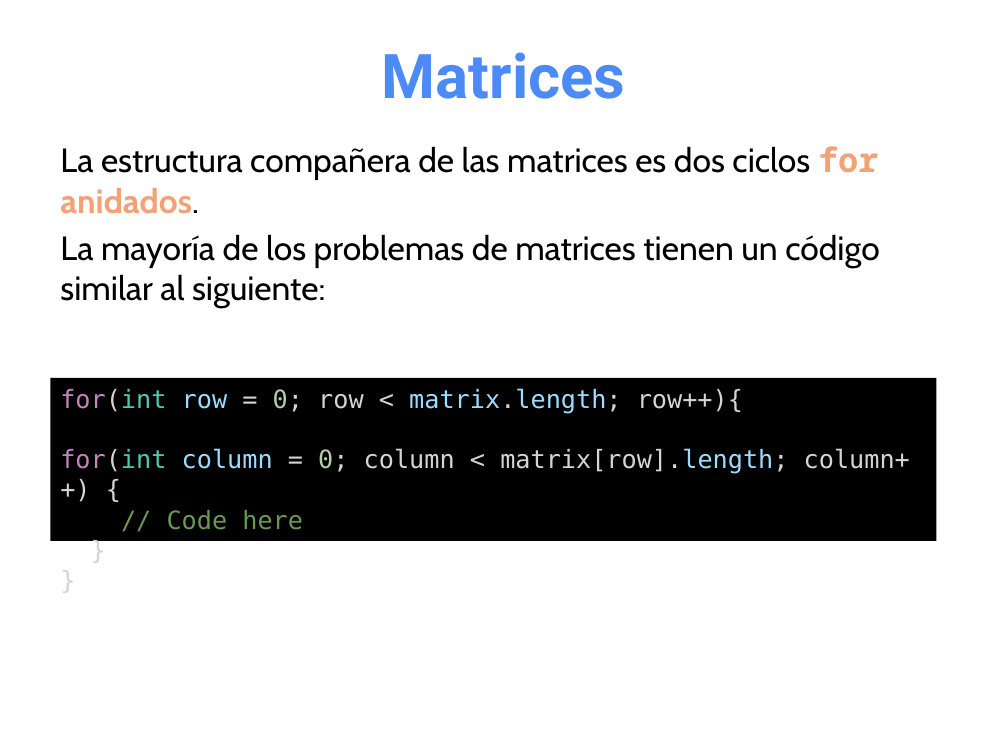
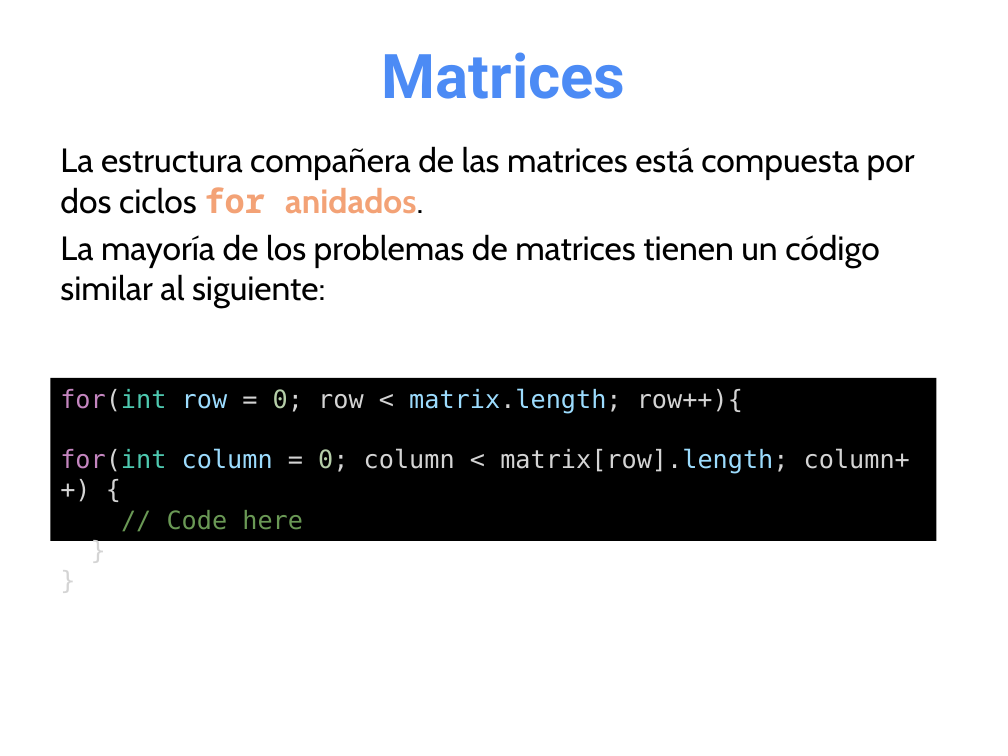
Before and after one commit to OMardil/INFO2, a slide deck: slide 15 of MOD01_Arreglos_multidimensionales/01 Presentacion/INFO2_MOD01-Arreglos_Multidimensionales.pptx (slide 16 before the commit). Drawn at 1008x756 pixels with LibreOffice and Linux fonts; fonts in the diff are those of the drawing. Boxes give left, top, right and bottom in pixels: in the first picture for what was removed or moved away, otherwise in the second. Text is boxed around its words. In the diff, an @@ line names an element or a change of style, - is before the commit and + after.

```diff
--- a/MOD01_Arreglos_multidimensionales/01 Presentacion/INFO2_MOD01-Arreglos_Multidimensionales.pptx
+++ b/MOD01_Arreglos_multidimensionales/01 Presentacion/INFO2_MOD01-Arreglos_Multidimensionales.pptx
@@ text at (60, 146, 915, 214): text changed @@
-La estructura compañera de las matrices es dos ciclos for anidados.
+La estructura compañera de las matrices está compuesta por dos ciclos for anidados.
```
Also in this commit, not shown: 5 other slides changed, 2 slides added, 1 slide removed, 2 other files.
